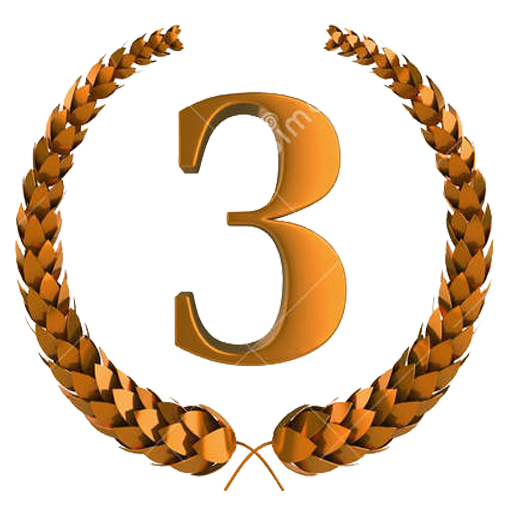
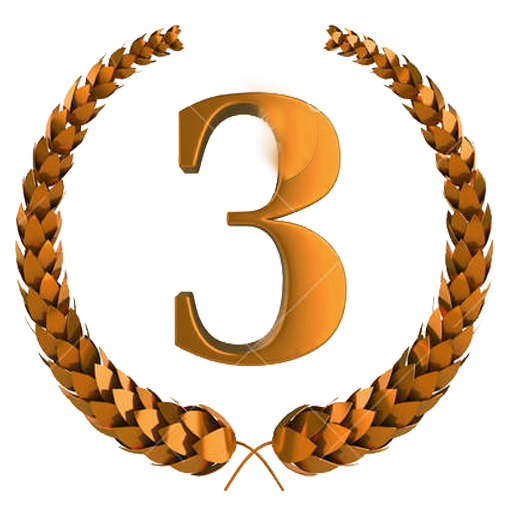
Comparing the layer stacks of the two w=512, h=512 images. Changes:
painted on "Layer 4" over [235, 73, 319, 184]
